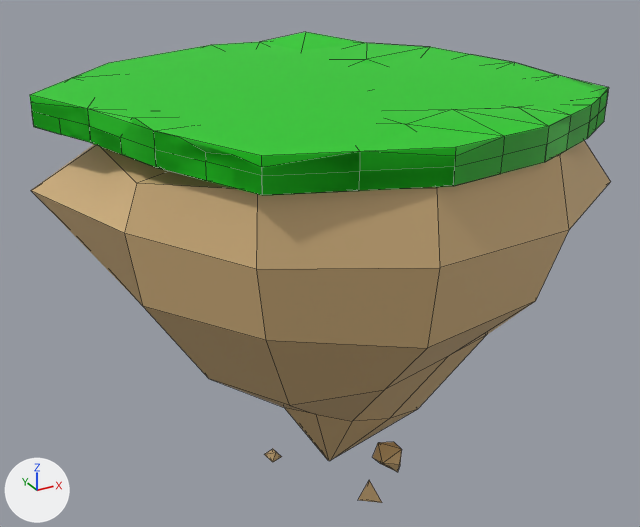
The FBX model SensCon/Assets/Models/LowPoly/Low Poly Island.fbx, before and after one commit.
One viewpoint serves both versions: a camera (50 mm lens) standing at (-28.0, -49.5, 12.2) and looking at (0.0, 1.4, -13.3). Lighting does not change. The marker at lower left points along +X, +Y and +Z. Mesh edges are drawn as thin lines. Where no turn or scale is listed for an object, it has been applied to the vertices.

Names of what the first picture shows: 'Green_platform.001', 'Green_platform.002', 'Island'.
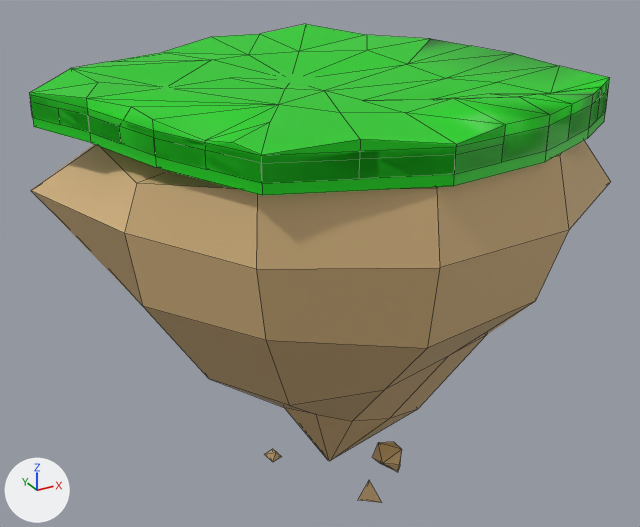
Where the change shows, as pixel boxes (x1, y1, x2, y2) in the pictures (640 x 527 px):
'Green_platform.002', reshaped, moved
    before: (31, 32, 609, 195)
    after: (29, 24, 610, 183)
part 1 of me_untitled_001, cut back
    before: (501, 88, 609, 174)
    after: (502, 78, 610, 162)
part 2 of me_untitled_001, built on
    before: (121, 118, 232, 162)
    after: (30, 68, 278, 155)
'Green_platform.001', unchanged, covered by the edit
    before: (30, 42, 608, 195)
    after: (30, 69, 608, 195)

Diff of the bpy script that builds the scene:
```diff
--- a/SensCon/Assets/Models/LowPoly/Low Poly Island.fbx.py
+++ b/SensCon/Assets/Models/LowPoly/Low Poly Island.fbx.py
@@ me_untitled_001 @@
 # used by ob_green_platform_002; location = (0.0, 0.0, 0.0)
 # verts and faces of me_untitled_001; kept vertices keep their numbers, new ones are numbered from 114
 # before: 3 (-11.0, -12.7, -0.6) at pixel (261, 167), 4 (-13.9, -6.0, 0.0) at pixel (153, 130), 6 (-17.8, 5.4, -0.5) at pixel (30, 102), 42 (-13.9, -6.0, -1.0) at pixel (154, 149), 44 (-12.5, -9.4, -0.5) at pixel (205, 152)
 # before: 47 (-14.1, -2.8, 0.0) at pixel (132, 117), 52 (-14.3, 9.1, 0.0) at pixel (71, 77), 74 (-9.7, 3.9, -0.7), 79 (-6.3, -5.2, -0.3), 101 (-14.8, -2.8, -1.0) at pixel (120, 137)
 # before: 102 (-12.5, -9.4, -1.0) at pixel (205, 161), 107 (-13.2, -7.7, 0.0) at pixel (178, 136), 110 (-11.7, -11.0, -0.3) at pixel (232, 154), 111 (-14.4, -4.4, 0.3) at pixel (135, 118), 112 (-13.7, 4.7, -0.1)
 # before: 113 (-8.6, -8.9, -0.1)
-me_untitled_001.from_pydata(...)  # 114 vertices, 140 faces; spans x -17.8..14.4, y -16.0..16.1, z -2.0..0.6
+me_untitled_001.from_pydata(...)  # 108 vertices, 138 faces; spans x -17.8..14.4, y -16.0..16.1, z -2.0..0.6
+# me_untitled_001 part 1
+# 4 vertices are removed from x 4.6..14.1, y -15.1..-5.6, z -1.0
+# 15 faces are deleted
+# 9 new faces join them
+# me_untitled_001 part 2
+delete_vertices([107, 111])  # with the faces that use them
+delete_faces([(6, 112, 74, 52)])
+faces += [(4, 44, 79), (52, 112, 74), (6, 112, 52), (4, 79, 47), (44, 113, 79), (4, 47, 101, 42)]
+faces += [(44, 110, 113), (3, 113, 110), (4, 42, 102, 44)]
 me_untitled_001.materials.append(mat_platform_003)
@@ ob_green_platform_002 @@
 ob_green_platform_002 = bpy.data.objects.new('Green_platform.002', me_untitled_001)
-ob_green_platform_002.location = (0.0, 0.0, 0.0)
+ob_green_platform_002.location = (0.0, 0.0, 0.61)
```
